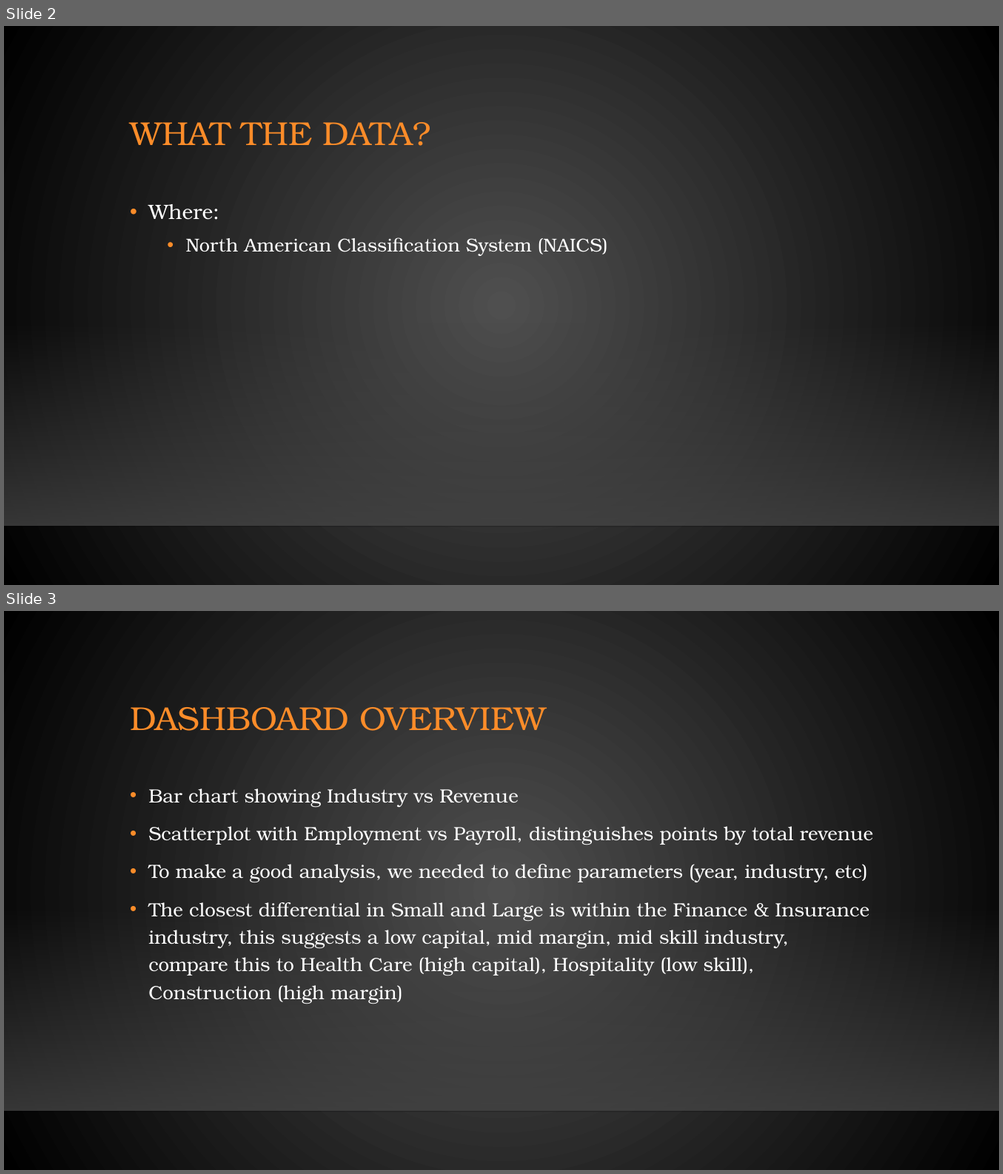
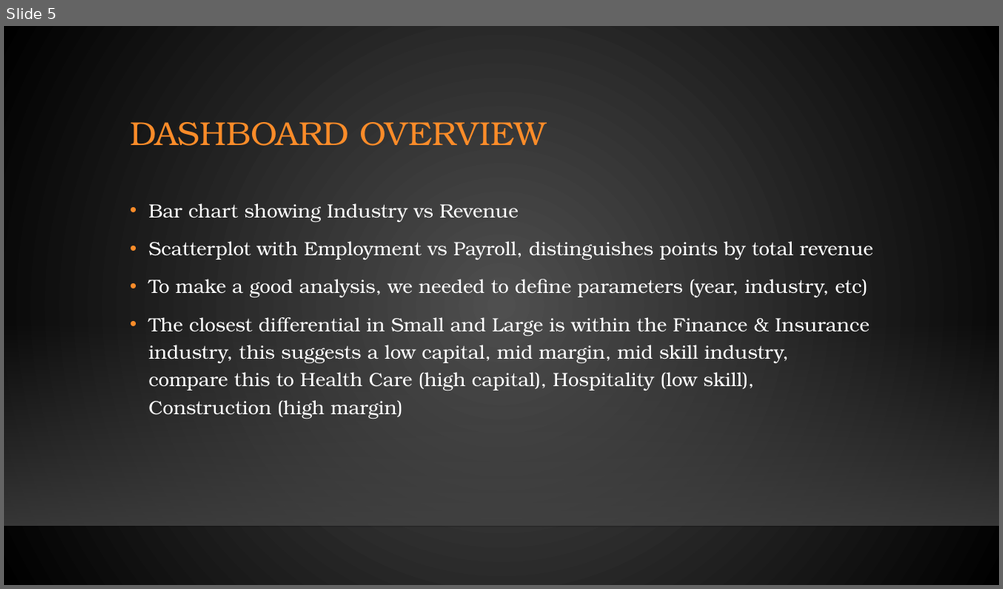
Before and after one commit to jobongie/group10_project2, a slide deck: Project_2_Group_10.pptx. Shown one above the other, each under a label of ours: slides 2 and 3 before the commit, slide 5 after it. The pictures are 1003x1174 and 1003x589 pixels, drawn with LibreOffice and Linux fonts; fonts in the diff are those of the drawing; background and template pictures are left out. Boxes give left, top, right and bottom in pixels: in the first picture for what was removed or moved away, otherwise in the second. Text is boxed around its words. In the diff, an @@ line names an element or a change of style, - is before the commit and + after.

```diff
--- a/Project_2_Group_10.pptx
+++ b/Project_2_Group_10.pptx
@@ slide 2 removed at [4, 26, 999, 585], background gradient #505050 to #000000; not listed: 2 template elements that a slide beside it also shows @@
@@ title removed at [130, 122, 431, 146] @@
-WHAT THE DATA?
@@ text removed at [148, 204, 608, 256] @@
-• Where:
-  • North American Classification System (NAICS)
@@ what was slide 3 is now slide 5 @@
```
Also in this commit, not shown: 1 slide changed, 3 slides added.
